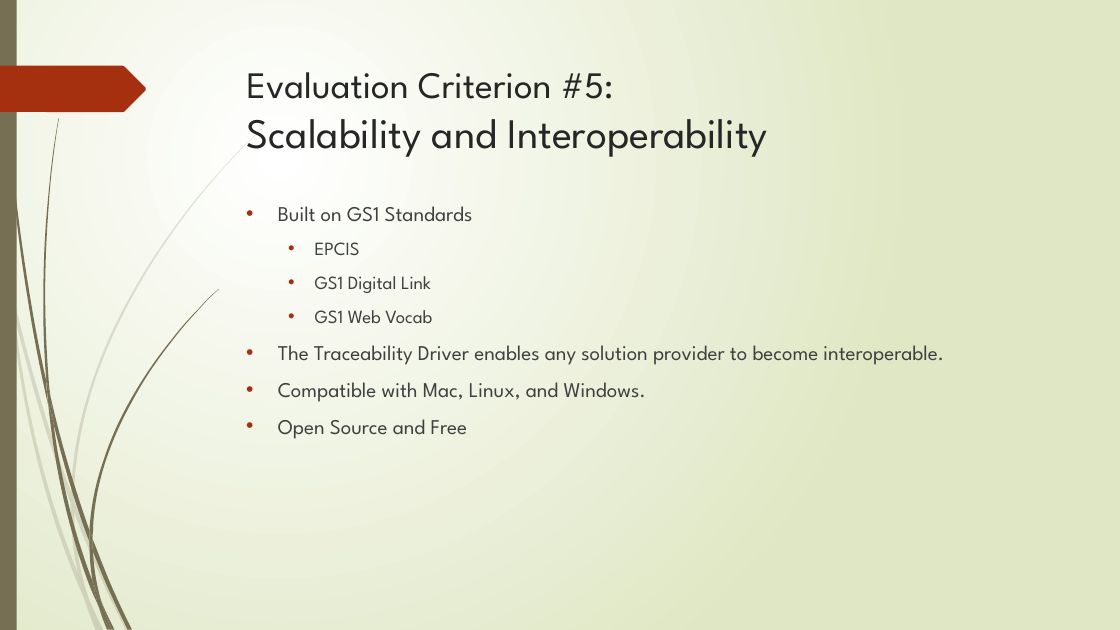
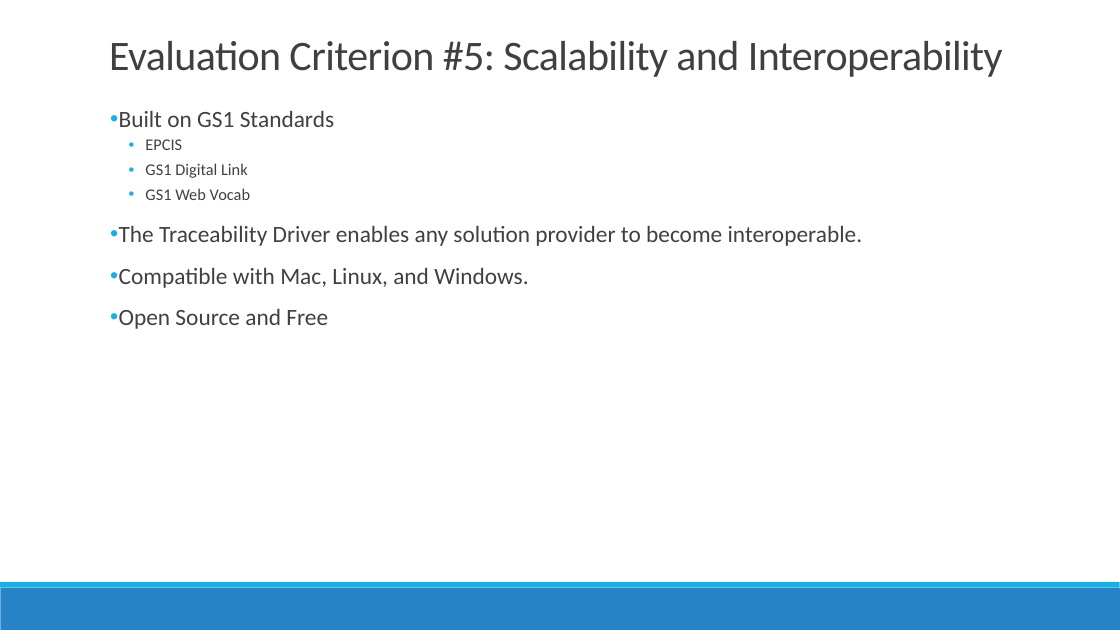
Before and after one commit to TraceabilityInternet/TraceabilityDriver, a slide deck: slide 9 of FDAPresentation.pptx (slide 10 before the commit). Drawn at 1120x630 pixels with LibreOffice and Linux fonts; fonts in the diff are those of the drawing. Boxes give left, top, right and bottom in pixels: in the first picture for what was removed or moved away, otherwise in the second. Text is boxed around its words. In the diff, an @@ line names an element or a change of style, - is before the commit and + after.

```diff
--- a/FDAPresentation.pptx
+++ b/FDAPresentation.pptx
@@ background gradient #FFFFFF to #DFE8C4 to #FFFFFF @@
@@ rectangle removed at <box>0,0,17,630</box> @@
@@ title "Evaluation Criterion #5: Scalability and ...": place and size @@
-title "Evaluation Criterion #5: Scalability and ..." at <box>247,72,768,157</box>
+title "Evaluation Criterion #5: Scalability and ..." at <box>109,41,1003,77</box>
@@ title "Evaluation Criterion #5: Scalability and ..." at <box>109,41,1003,77</box>: size 32 to 36 pt in "Evaluation Criterion #5:"; font League Spartan to Calibri, text colour #262626 to #404040, letter spacing 0 to -0.5 pt; line spacing 1 to 0.85; vertical alignment top to bottom @@
@@ freeform shape removed at <box>0,66,146,112</box> @@
@@ text "Built on GS1 Standards": place and size @@
-text "Built on GS1 Standards" at <box>278,206,944,439</box>
+text "Built on GS1 Standards" at <box>119,111,863,329</box>
@@ text "Built on GS1 Standards" at <box>119,111,863,329</box>: size 18 to 20 pt in "Built on GS1 Standards", "The Traceability Driver enables any solution provider ...", "Compatible with Mac, Linux, and Windows.", "Open Source and Free"; font League Spartan to Calibri; size 16 to 14 pt in "EPCIS", "GS1 Digital Link", "GS1 Web Vocab"; indent changed; line spacing 1 to 0.9; more space between paragraphs; bullet colour #A53010 to #1CADE4; less space between paragraphs @@
@@ rectangle added at <box>87,132,1058,186</box>, fill #FFFFFF, outline #FFFFFF 1.25 pt @@
@@ rectangle added at <box>0,588,1120,630</box>, fill #2683C6 @@
@@ rectangle added at <box>0,582,1120,588</box>, fill #1CADE4 @@
@@ group removed at <box>0,129,262,630</box>: 10 freeform shapes @@
@@ group removed at <box>3,0,218,630</box>: 12 freeform shapes @@
```
Also in this commit, not shown: 10 other slides changed, 1 slide added, 2 slides removed, 3 other files.
